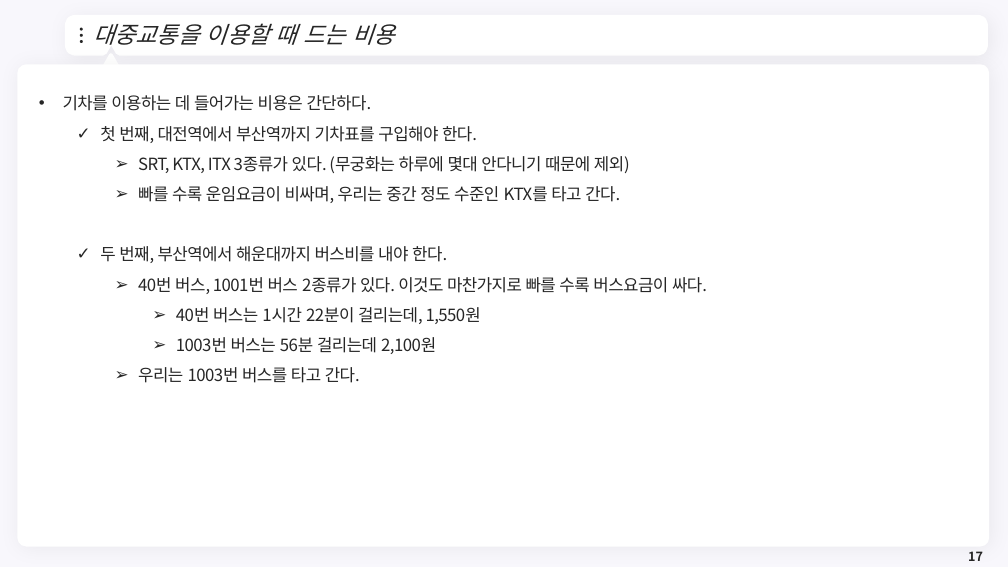
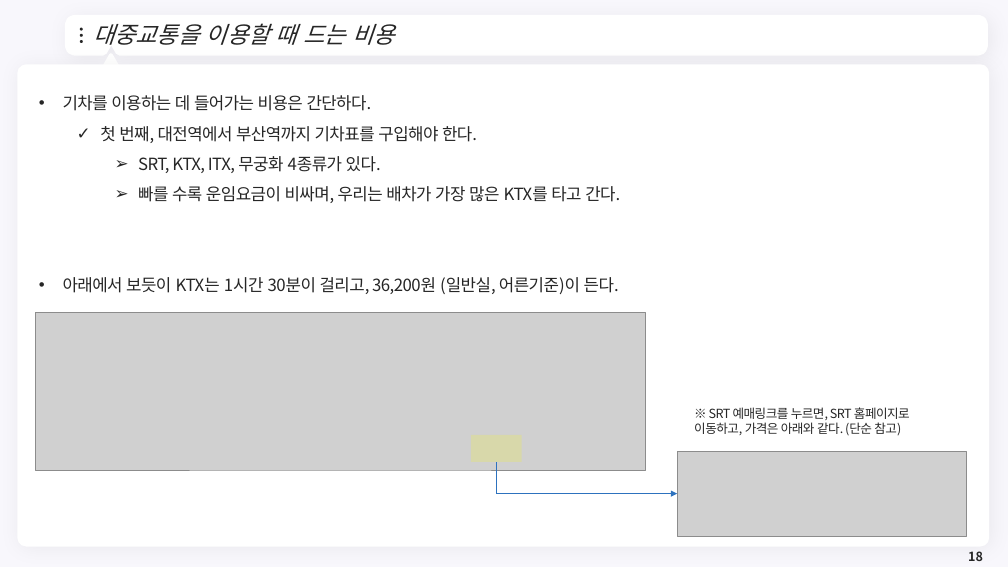
Before and after one commit to meandthey/Teaching, a slide deck: slide 18 of 생활속의 경제/01_Lectures/생활속의 경제_(에너지경제)_2.pptx (slide 17 before the commit). Drawn at 1008x567 pixels with LibreOffice and Linux fonts; fonts in the diff are those of the drawing; grey boxes stand for pictures; background and template pictures are left out. Boxes give left, top, right and bottom in pixels: in the first picture for what was removed or moved away, otherwise in the second. Text is boxed around its words. In the diff, an @@ line names an element or a change of style, - is before the commit and + after.

```diff
--- a/생활속의 경제/01_Lectures/생활속의 경제_(에너지경제)_2.pptx
+++ b/생활속의 경제/01_Lectures/생활속의 경제_(에너지경제)_2.pptx
@@ text at box(63, 156, 620, 294): text changed @@
-    ➢ SRT, KTX, ITX 3종류가 있다. (무궁화는 하루에 몇대 안다니기 때문에 제외)
-    ➢ 빠를 수록 운임요금이 비싸며, 우리는 중간 정도 수준인 KTX를 타고 간다.
-  ✓ 두 번째, 부산역에서 해운대까지 버스비를 내야 한다.
-    ➢ 40번 버스, 1001번 버스 2종류가 있다. 이것도 마찬가지로 빠를 수록 버스요금이 싸다.
-      ➢ 40번 버스는 1시간 22분이 걸리는데, 1,550원
-      ➢ 1003번 버스는 56분 걸리는데 2,100원
-    ➢ 우리는 1003번 버스를 타고 간다.
+    ➢ SRT, KTX, ITX, 무궁화 4종류가 있다.
+    ➢ 빠를 수록 운임요금이 비싸며, 우리는 배차가 가장 많은 KTX를 타고 간다.
+• 아래에서 보듯이 KTX는 1시간 30분이 걸리고, 36,200원 (일반실, 어른기준)이 든다.
@@ picture added at box(36, 312, 646, 470) @@
@@ text added at box(694, 407, 910, 436), 12 pt, text #262626 @@
+※ SRT 예매링크를 누르면, SRT 홈페이지로 이동하고, 가격은 아래와 같다. (단순 참고)
@@ rectangle added at box(471, 435, 522, 462), fill #FFFF00 at 18% opacity @@
@@ elbow arrow added from (497, 462) to (678, 494), #2D72BE 1.5 pt @@
@@ picture added at box(678, 451, 967, 537) @@
@@ page number at box(968, 551, 983, 561): text changed @@
-17
+18
```
Also in this commit, not shown: 17 other slides changed, 3 slides added, 7 slides removed, 2 other files.
